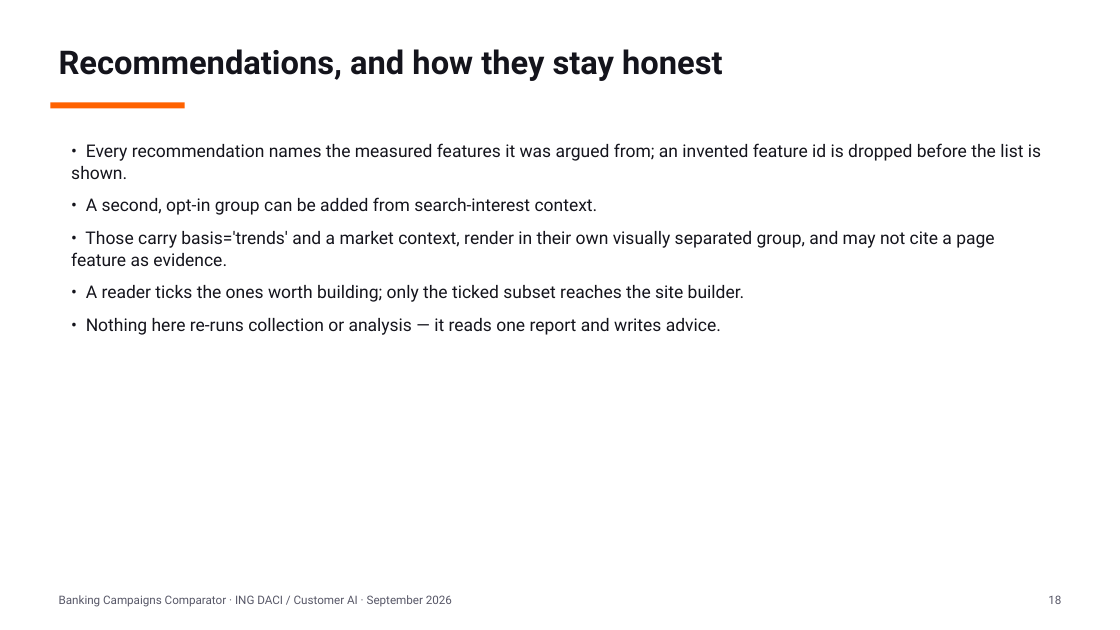
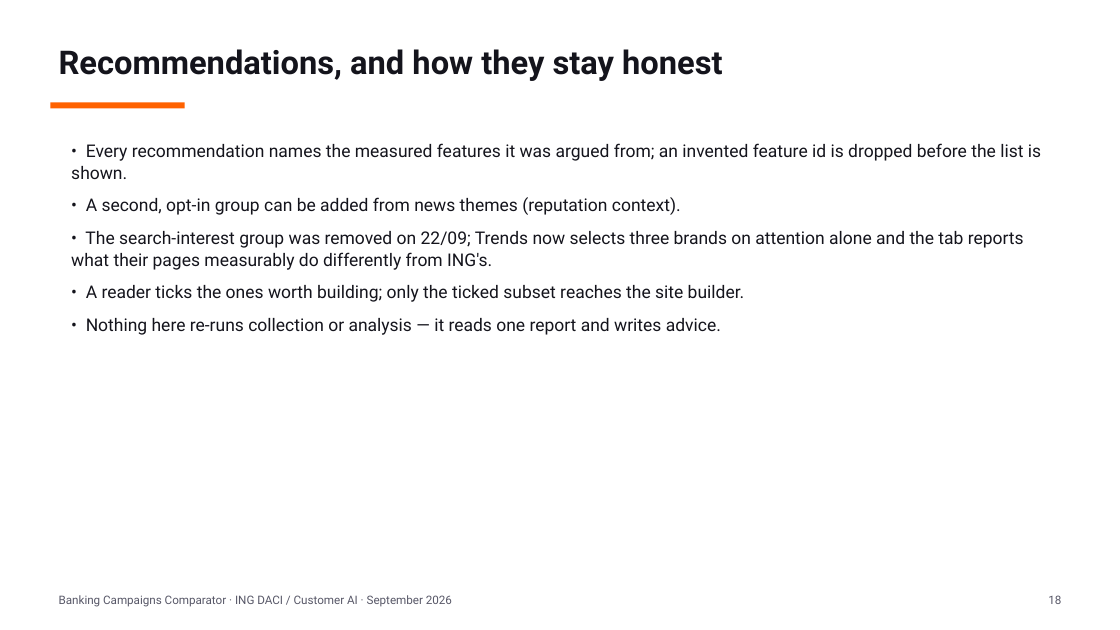
Before and after one commit to Siegried81/ing-usecase, a slide deck: slide 18 of docs/Banking_Campaigns_Comparator.pptx. Drawn at 1120x630 pixels with LibreOffice and Linux fonts; fonts in the diff are those of the drawing. Boxes give left, top, right and bottom in pixels: in the first picture for what was removed or moved away, otherwise in the second. Text is boxed around its words. In the diff, an @@ line names an element or a change of style, - is before the commit and + after.

```diff
--- a/docs/Banking_Campaigns_Comparator.pptx
+++ b/docs/Banking_Campaigns_Comparator.pptx
@@ text at [71,197,1024,270]: text changed @@
-• A second, opt-in group can be added from search-interest context.
-• Those carry basis='trends' and a market context, render in their own visually separated group, and may not cite a page feature as evidence.
+• A second, opt-in group can be added from news themes (reputation context).
+• The search-interest group was removed on 22/09; Trends now selects three brands on attention alone and the tab reports what their pages measurably do differently from ING's.
```
Also in this commit, not shown: 8 other slides changed.
